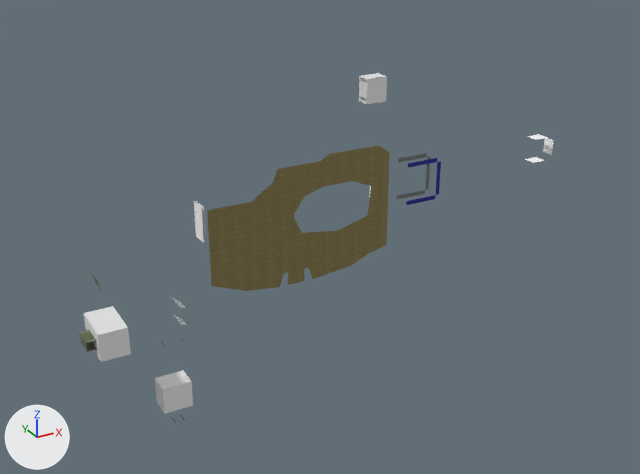
An edit to the Blender file data/levels/doom/e1m1/e1m1_blender.blend, drawn before and after from the same camera.
Before and after are seen from a 50 mm lens placed at (-4621.0, -4959.0, -1017.0), pointed at (-1806.0, 161.0, -3576.0). The axes (+X, +Y, +Z) are drawn at lower left. The lights are the same throughout.

In view in the first picture: 'Cube.042', 'ObjBaseGeometry.002', 'ObjElev9a9bPickBox', 'ObjElevator49DownBo'.
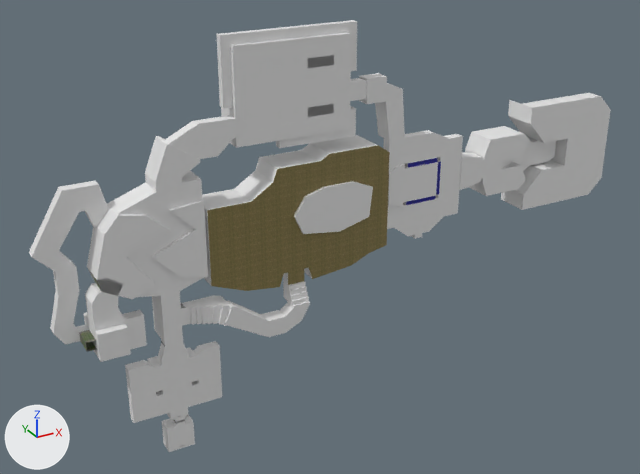
Changed parts and their boxes (x1, y1, x2, y2) in the pictures (640 x 474 px):
'ObjBaseGeometry.007', shown
    after: (29, 20, 611, 452)
'ObjBaseGeometry.001', shown
    after: (294, 181, 373, 234)

Edits to the bpy script that builds the scene:
```text
Change ob_objbasegeometry_007:
    remove ob_objbasegeometry_007.hide_set(True)  # its collection is switched off
Change ob_objbasegeometry_001:
    remove ob_objbasegeometry_001.hide_set(True)  # its collection is switched off
```
